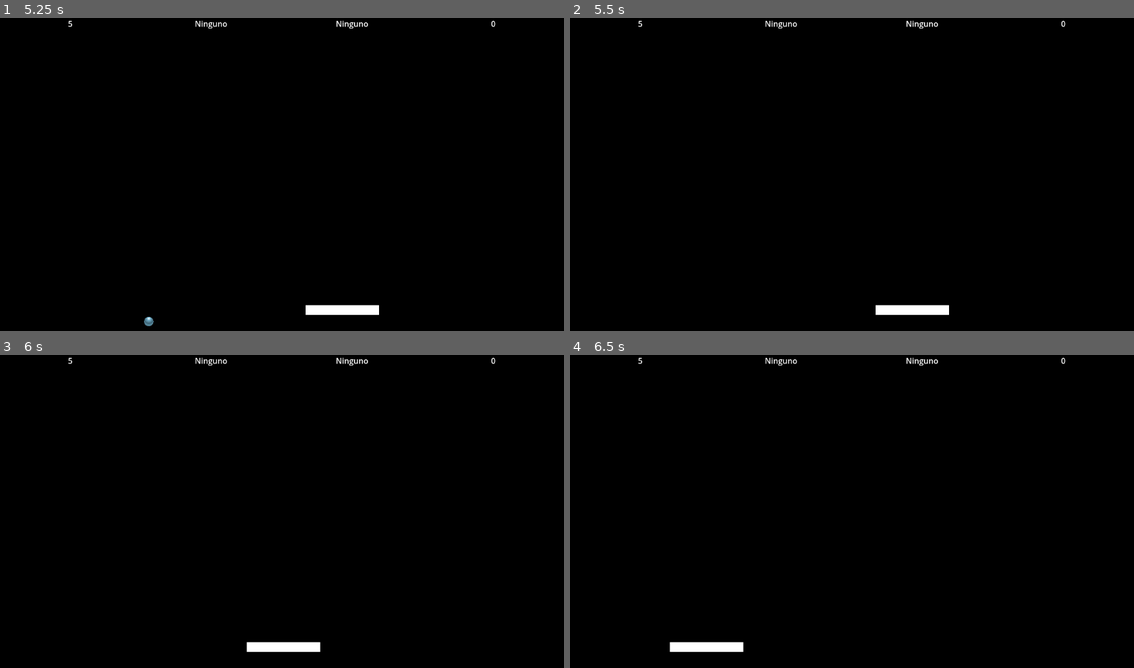
Above: before the commit, frames 1-4 (two rows, left to right).
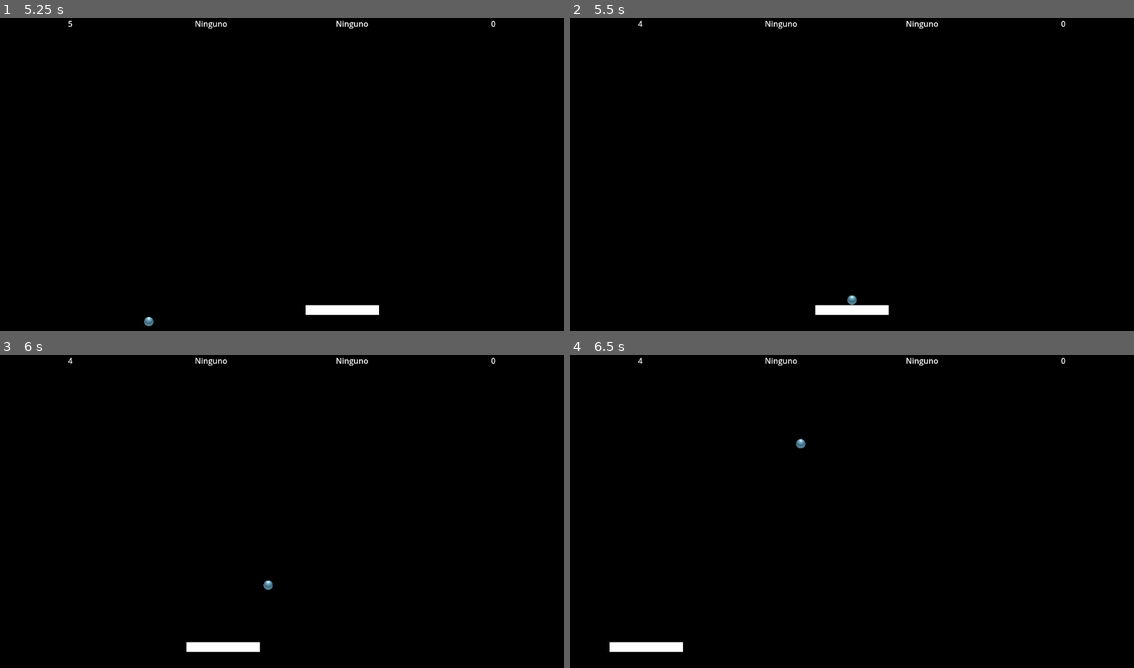
Above: after the commit, the same moments.

Repository: jordicompanym/20gc-02-breakout
Game: Godot game, scene res://escenas/pantallas/pantalla_inicial.tscn
Same seed, same stepped clock (60 frames per second), same inputs: the game is played once before the commit and once after it.
Inputs:
- Up to frame 1 (5.25 s): click "Nueva partida" at 0.5 s; tap Enter at 1.25 s; hold Right (ui_right) 1.28-2.03 s; hold Left (ui_left) 2.03-2.78 s; hold Right (ui_right) 2.78-4.28 s; hold Left (ui_left) 4.28-5 s; tap Escape (ui_cancel) at 4.9 s; click "Reanudar partida" at 5 s
- Up to frame 2 (5.5 s): no input
- Up to frame 3 (6 s): tap Space at 5.75 s; hold Left (ui_left) from 5.78 s (still down)
- Up to frame 4 (6.5 s): keep holding Left (ui_left)

Frame 1 is identical in both runs. In frame 2, 0.8% of the frame differs, in the area x 12-68%, y 0-96%; in frame 3, 0.8%; in frame 4, 0.8%.

Commit message:
casi toda la jugabilidad concluida de bordes, pala y pelota concluida, faltaría construir el ladrillo y el muro

Diff:
--- a/escenas/arena/arena.gd
+++ b/escenas/arena/arena.gd
@@ -1,28 +1,27 @@
 extends Node2D
+
+var _screen_size : Vector2
 
 # Called when the node enters the scene tree for the first time.
 func _ready() -> void:
-	var screen_size := get_viewport_rect().size
-	_posicionamiento_inicial.call_deferred(screen_size)
+	_screen_size = get_viewport_rect().size
 
-	$pala.paleta_movimiento_inicial.connect($pelota.saque.bind(screen_size))
 	$pantalla_pausa.visible = false
 	$pantalla_opciones.visible = false
+	_posicionamiento_inicial.call_deferred()
+	# conectores
+	$pala.paleta_movimiento_inicial.connect($pelota.saque.bind(_screen_size))
+	$bordes/zona_muerte.body_entered.connect(_muerte.bind())
 
-func _posicionamiento_inicial(screen_size : Vector2) -> void:
+func _posicionamiento_inicial() -> void:
 	# posicionamiento de los nodos en pantalla
-	$ColorRect.size = screen_size
-	$marcador.posicion_inicial(screen_size)
-	$bordes.posicion_inicial(screen_size, $marcador/Control.size.y)
-	$pala.posicion_inicial(screen_size)
+	$ColorRect.size = _screen_size
+	$marcador.posicion_inicial(_screen_size)
+	$bordes.posicion_inicial(_screen_size, $marcador/Control.size.y)
+	$pala.posicion_inicial()
 	$pelota.posicion_inicial($pala.position, $pala/ColorRect.size)
-	$pantalla_pausa.position = Vector2(screen_size.x/2, screen_size.y/2)
-	$pantalla_opciones.position = Vector2(screen_size.x/2, screen_size.y/2)
+	$pantalla_pausa.position = Vector2(_screen_size.x/2, _screen_size.y/2)
+	$pantalla_opciones.position = Vector2(_screen_size.x/2, _screen_size.y/2)
 
-func muerte() ->void:
-	print_debug("muerte")
-	var _screen_size := get_viewport_rect().size
+func _muerte(_body: Node) -> void:
 	EstadoJuego.perder_vida()
-	#reiniciar pala y pelota
-	$pala.posicion_inicial(_screen_size)
-	$pelota.posicion_inicial($pala.position, $pala/ColorRect.size)
--- a/escenas/arena/arena.tscn
+++ b/escenas/arena/arena.tscn
@@ -27,6 +27,9 @@
 [node name="muro" parent="." unique_id=1569649125 instance=ExtResource("4_qhu2v")]
 
 [node name="pala" parent="." unique_id=1014665021 instance=ExtResource("4_6dlj0")]
+tecla_izquierda = "ui_left"
+tecla_derecha = "ui_right"
+velocidad = 600.0
 
 [node name="pelota" parent="." unique_id=2133698368 instance=ExtResource("5_oou7c")]
 
--- a/escenas/bordes/bordes.tscn
+++ b/escenas/bordes/bordes.tscn
@@ -29,8 +29,7 @@
 shape = SubResource("RectangleShape2D_577pg")
 
 [node name="zona_muerte" type="Area2D" parent="." unique_id=1745176136]
+collision_mask = 2
 
 [node name="limite_inferior" type="CollisionShape2D" parent="zona_muerte" unique_id=889513978]
 shape = SubResource("RectangleShape2D_jmtxr")
-
-[connection signal="body_entered" from="zona_muerte" to="." method="_on_zona_muerte_body_entered"]
--- a/escenas/marcador/marcador.gd
+++ b/escenas/marcador/marcador.gd
@@ -1,4 +1,10 @@
 extends CanvasLayer
+
+func _ready() -> void:
+	EstadoJuego.cambio_estado.connect(_on_cambio_estado)
+
+func _on_cambio_estado(_nuevo_estado : EstadoJuego.Estado) -> void:
+	_actualizar_marcador()
 
 func posicion_inicial(screen_size : Vector2) -> void:
 	var ancho : float = $Control.size.x / 4
@@ -18,9 +24,9 @@
 	$Control/etiqueta_puntos.size.x = ancho
 	$Control/etiqueta_puntos.position.x = ancho * 3
 	# actualizar todos los marcadores
-	actualizar_marcador()
+	_actualizar_marcador()
 
-func actualizar_marcador() -> void:
+func _actualizar_marcador() -> void:
 	$Control/etiqueta_vidas.text = str(EstadoJuego.vidas)
 	$Control/etiqueta_bufos.text = str(EstadoJuego.bufos)
 	$Control/etiqueta_debufos.text = str(EstadoJuego.debufos)
--- a/escenas/muro/ladrillo.gd
+++ b/escenas/muro/ladrillo.gd
@@ -1,11 +1 @@
-extends Polygon2D
-
-
-# Called when the node enters the scene tree for the first time.
-func _ready() -> void:
-	pass # Replace with function body.
-
-
-# Called every frame. 'delta' is the elapsed time since the previous frame.
-func _process(delta: float) -> void:
-	pass
+extends StaticBody2D
--- a/escenas/muro/ladrillo.tscn
+++ b/escenas/muro/ladrillo.tscn
@@ -2,7 +2,17 @@
 
 [ext_resource type="Script" uid="uid://cf1qp8nm0f0bo" path="res://escenas/muro/ladrillo.gd" id="1_qha3d"]
 
-[node name="ladrillo" type="Polygon2D" unique_id=2006804626]
-scale = Vector2(1.3333334, 2)
-polygon = PackedVector2Array(0, 0, 21, 0, 41.25, 0, 41.25, 16, 20.25, 16, 0, 16)
+[sub_resource type="PhysicsMaterial" id="PhysicsMaterial_tf4du"]
+friction = 0.0
+bounce = 1.0
+
+[sub_resource type="RectangleShape2D" id="RectangleShape2D_35yly"]
+
+[node name="ladrillo" type="StaticBody2D" unique_id=1412357476]
+physics_material_override = SubResource("PhysicsMaterial_tf4du")
 script = ExtResource("1_qha3d")
+
+[node name="Sprite2D" type="Sprite2D" parent="." unique_id=167257360]
+
+[node name="CollisionShape2D" type="CollisionShape2D" parent="." unique_id=1354981567]
+shape = SubResource("RectangleShape2D_35yly")
--- a/escenas/muro/muro.gd
+++ b/escenas/muro/muro.gd
@@ -1,5 +1,4 @@
 extends Node2D
-
 
 # Called when the node enters the scene tree for the first time.
 func _ready() -> void:
--- a/escenas/pala/pala.gd
+++ b/escenas/pala/pala.gd
@@ -1,27 +1,33 @@
 extends CharacterBody2D
 
 signal paleta_movimiento_inicial
-var _en_juego : bool = false
+var screen_size : Vector2
+
 
 @export var tecla_izquierda: String = "ui_left"
 @export var tecla_derecha: String = "ui_right"
 @export var velocidad: float = 600
 
 func _ready() -> void:
+	screen_size = get_viewport_rect().size
 	add_to_group("pala")
+	EstadoJuego.cambio_estado.connect(_on_cambio_estado)
+
+func _on_cambio_estado(_nuevo_estado : EstadoJuego.Estado) -> void:
+	if _nuevo_estado == EstadoJuego.Estado.PARADO:
+		posicion_inicial()
 
 ## posisonando la pala en la parte inferior de la pantalla
-func posicion_inicial(screen_size : Vector2) -> void:
+func posicion_inicial() -> void:
 	position = Vector2((screen_size.x / 2) - ($ColorRect.size.x / 2), screen_size.y - 60)
 
 func centro_pala() -> Vector2:
 	return global_position + $ColorRect.size / 2.0
 
-func _physics_process(delta):
+func _physics_process(_delta):
 	var dir := Input.get_axis(tecla_izquierda, tecla_derecha)
-	if dir != 0 and not _en_juego:
-			paleta_movimiento_inicial.emit()
-			_en_juego = true
+	if dir != 0 and EstadoJuego.estado == EstadoJuego.Estado.PARADO:
+		paleta_movimiento_inicial.emit()
 
 	velocity.x = dir * velocidad
 	move_and_slide()
--- a/escenas/pantallas/pantalla_pausa.gd
+++ b/escenas/pantallas/pantalla_pausa.gd
@@ -5,7 +5,6 @@
 		pausar_juego()
 
 func pausar_juego() -> void:
-	print_debug("pausar_juego")
 	EstadoJuego._pausar_reanudar_partida()
 	visible = get_tree().paused
 
--- a/escenas/pelota/pelota.gd
+++ b/escenas/pelota/pelota.gd
@@ -3,21 +3,30 @@
 const ANGULO_MAX := deg_to_rad(50.0)   # ángulo máximo de salida respecto a la horizontal
 const PESO_PALA := 0.5                # cuánto influye la velocidad de la pala (0 = nada, 1 = mucho)
 
+var _posicion_pala : Vector2
+var _dimension_pala : Vector2
+var dimensiones_textura : Vector2
+var _posicion_inicial_pelota : Vector2
+
 @export var speed: float = 600
-
-var _detener_pelota: bool = false
 
 func _ready() -> void:
 	can_sleep = false
 	contact_monitor = true       # habilita el reporte de contactos
 	max_contacts_reported = 4    # cuántos contactos como máximo se reportan (0 por defecto, por eso "no hay nada")
 	freeze = true
+	dimensiones_textura = $Sprite2D.texture.get_size() * $Sprite2D.scale
+	$Sprite2D.centered = true
+
+func _get_posicion_inicial_pelota() -> Vector2:
+	return Vector2(_posicion_pala.x + _dimension_pala.x / 2, (_posicion_pala.y - dimensiones_textura.y / 2) - 1)
 
 func posicion_inicial(posicion_pala : Vector2, dimension_pala : Vector2) -> void:
 	# posicionando la pelota en el centro de la pantalla
-	var dimensiones_textura : Vector2 = $Sprite2D.texture.get_size() * $Sprite2D.scale
-	$Sprite2D.centered = true
-	position = Vector2(posicion_pala.x + dimension_pala.x / 2, (posicion_pala.y - dimensiones_textura.y / 2) - 1)
+	_posicion_pala = posicion_pala
+	_dimension_pala = dimension_pala
+	position = Vector2(_posicion_pala.x + _dimension_pala.x / 2, (_posicion_pala.y - dimensiones_textura.y / 2) - 1)
+	_posicion_inicial_pelota = position
 
 func saque(screen_size : Vector2) -> void:
 	var margin : float = 30.0
@@ -26,6 +35,7 @@
 		freeze = false
 		var direccion = (Vector2(random_x, screen_size.y / 2) - global_position).normalized()
 		linear_velocity = direccion * speed
+		EstadoJuego.cambiar_estado(EstadoJuego.Estado.ACTIVO)
 
 # Funcion de control del rebote con la pala
 func _rebote_con_pala(state: PhysicsDirectBodyState2D, pala: CharacterBody2D, contacto: int) -> void:
@@ -58,11 +68,8 @@
 		if cuerpo.is_in_group("pala"):
 			_rebote_con_pala(state, cuerpo, i)
 
-	if _detener_pelota:
+	if EstadoJuego.estado == EstadoJuego.Estado.PARADO || EstadoJuego.estado == EstadoJuego.Estado.FINJUEGO:
 		state.linear_velocity = Vector2.ZERO
 		state.angular_velocity = 0
-		freeze = true
-		_detener_pelota = false
-
-func detener_pelota() -> void:
-	_detener_pelota = true
+		state.transform.origin = _posicion_inicial_pelota
+		set_deferred("freeze", true)
--- a/scripts/autoloads/estado_juego.gd
+++ b/scripts/autoloads/estado_juego.gd
@@ -1,10 +1,15 @@
 extends Node
+
+signal cambio_estado(nuevo: Estado)
+
+enum Estado { ACTIVO, PARADO, FINJUEGO }  # fácil de extender a GAME_OVER, etc.
 
 var puntuacion : int = 0
 var vidas : int = 5
 var bufos : String = "Ninguno"
 var debufos : String = "Ninguno"
 var quien_llama_opciones : String
+var estado : Estado = Estado.PARADO
 
 # Called when the node enters the scene tree for the first time.
 func _ready() -> void:
@@ -13,10 +18,13 @@
 ###########################################################
 ## Funciones públicas para la gestión principal del juego #
 ###########################################################
+func cambiar_estado(nuevo_estado : Estado) -> void:
+	estado = nuevo_estado
+	emit_signal("cambio_estado", estado)
+
 func nueva_partida() -> void:
 	### reiniciar puntuacion y vidas
-	puntuacion = 0
-	vidas = 5
+	reiniciar_marcador()
 	## cambiar a la escena de juego
 	get_tree().change_scene_to_file("res://escenas/arena/arena.tscn")
 
@@ -38,11 +46,22 @@
 	if quien_llama_opciones == "pantalla_inicial":
 		get_tree().change_scene_to_file("res://escenas/pantallas/pantalla_inicial.tscn")
 
-# gestion del marcador
+###########################################################
+## Funciones de gestión del marcador                      #
+###########################################################
+func reiniciar_marcador() -> void:
+	puntuacion = 0
+	vidas = 5
+	bufos = "Ninguno"
+	debufos = "Ninguno"
+
 func aumentar_puntuacion(puntos : int) -> void:
 	puntuacion += puntos
 
 func perder_vida() -> void:
 	vidas -= 1
-	if vidas <= 0:
-		get_tree().change_scene_to_file("res://escenas/pantallas/gameover.tscn")
+	cambiar_estado(EstadoJuego.Estado.PARADO)
+	if vidas < 4:
+		cambiar_estado(EstadoJuego.Estado.FINJUEGO)
+		await get_tree().create_timer(0.5).timeout
+		get_tree().change_scene_to_file("res://escenas/pantallas/pantalla_inicial.tscn")
Binary file added: escenas/marcador/assets/60-Breakout-Tiles.png
Not shown, added: escenas/marcador/assets/60-Breakout-Tiles.png.import
Binary file added: escenas/muro/assets/Breakout_Tile_Free.png
Not shown, added: escenas/muro/assets/Breakout_Tile_Free.png.import
